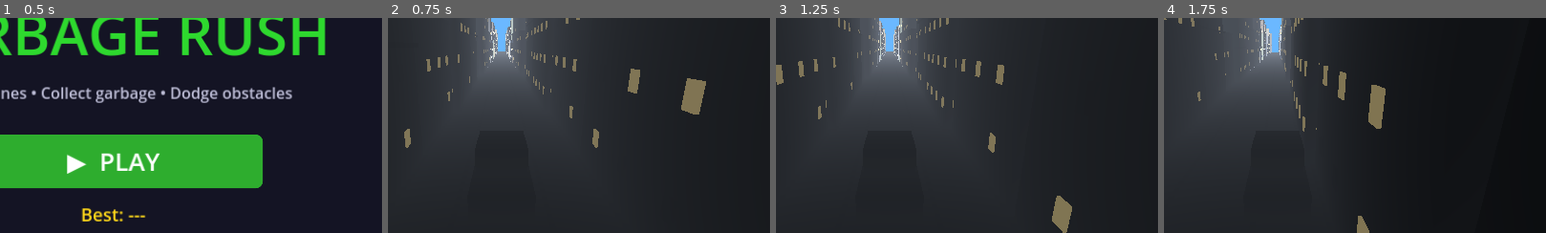
Above: before the commit, frames 1-4 (left to right).
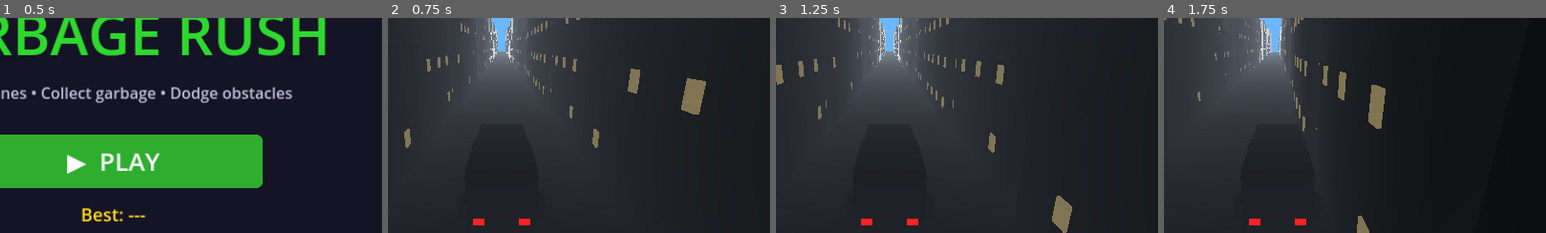
Above: after the commit, the same moments.

Repository: bhavyat81/runner
Game: Godot game, scene res://scenes/main_menu.tscn
Same seed, same stepped clock (60 frames per second), same inputs: the game is played once before the commit and once after it.
Inputs (mouse positions are % of the whole screen's width and height, from its top left):
- Up to frame 1 (0.5 s): no input
- Up to frame 2 (0.75 s): click "▶ PLAY" at 0.5 s
- Up to frame 3 (1.25 s): no input
- Up to frame 4 (1.75 s): move the mouse to (72, 45) at 1.27 s; hold D (move_right) from 1.28 s (still down); click (72, 45) at 1.42 s; tap Space (jump) at 1.52 s
The pictures show only the part of the screen within x 35-85%, y 17-67%; the shares and areas given below are measured in that part.

Frame 1 is identical in both runs. In frame 2, 0.2% of the frame differs, in the area x 22-38%, y 93-97%; in frame 3, 0.2%; in frame 4, 0.2%.

Commit message:
Road grey/white lanes + realistic garbage truck rebuild with cabin, wheels, headlights, tail lights
Co-authored-by: bhavyat81 <233542359+bhavyat81@users.noreply.github.com>

Diff:
--- a/scenes/road_segment.tscn
+++ b/scenes/road_segment.tscn
@@ -18,10 +18,10 @@
 size = Vector3(2.5, 0.08, 40.0)
 
 [sub_resource type="StandardMaterial3D" id="Mat_road"]
-albedo_color = Color(0.3, 0.3, 0.32, 1)
+albedo_color = Color(0.45, 0.45, 0.45, 1)
 
 [sub_resource type="StandardMaterial3D" id="Mat_line"]
-albedo_color = Color(0.95, 0.95, 0.95, 1)
+albedo_color = Color(1.0, 1.0, 1.0, 1)
 
 [sub_resource type="StandardMaterial3D" id="Mat_curb"]
 albedo_color = Color(0.6, 0.6, 0.58, 1)
--- a/scenes/truck.tscn
+++ b/scenes/truck.tscn
@@ -1,46 +1,187 @@
-[gd_scene load_steps=7 format=3 uid="uid://truck3d"]
+[gd_scene load_steps=22 format=3 uid="uid://truck3d"]
 
 [ext_resource type="Script" path="res://scripts/truck.gd" id="1_truck"]
 
-[sub_resource type="BoxMesh" id="BoxMesh_body"]
-size = Vector3(1.8, 0.8, 3.5)
+[sub_resource type="BoxMesh" id="BoxMesh_chassis"]
+size = Vector3(1.7, 0.15, 5.5)
+
+[sub_resource type="BoxMesh" id="BoxMesh_compactor"]
+size = Vector3(1.7, 1.6, 2.6)
+
+[sub_resource type="BoxMesh" id="BoxMesh_hopper"]
+size = Vector3(1.7, 1.5, 0.12)
 
 [sub_resource type="BoxMesh" id="BoxMesh_cabin"]
-size = Vector3(1.6, 1.0, 1.6)
+size = Vector3(1.7, 1.4, 2.0)
+
+[sub_resource type="BoxMesh" id="BoxMesh_roof"]
+size = Vector3(1.6, 0.18, 1.8)
+
+[sub_resource type="BoxMesh" id="BoxMesh_windshield"]
+size = Vector3(1.5, 0.8, 0.1)
+
+[sub_resource type="BoxMesh" id="BoxMesh_headlight"]
+size = Vector3(0.35, 0.2, 0.08)
+
+[sub_resource type="BoxMesh" id="BoxMesh_stripe"]
+size = Vector3(0.05, 0.25, 2.4)
+
+[sub_resource type="BoxMesh" id="BoxMesh_taillight"]
+size = Vector3(0.28, 0.18, 0.08)
+
+[sub_resource type="CylinderMesh" id="CylinderMesh_wheel"]
+top_radius = 0.38
+bottom_radius = 0.38
+height = 0.28
+
+[sub_resource type="CylinderMesh" id="CylinderMesh_hub"]
+top_radius = 0.22
+bottom_radius = 0.22
+height = 0.3
 
 [sub_resource type="BoxShape3D" id="BoxShape3D_truck"]
-size = Vector3(1.6, 1.4, 3.2)
+size = Vector3(1.7, 1.8, 5.5)
 
-[sub_resource type="StandardMaterial3D" id="Mat_green"]
-albedo_color = Color(0.18, 0.68, 0.18, 1)
+[sub_resource type="StandardMaterial3D" id="Mat_dark"]
+albedo_color = Color(0.12, 0.12, 0.12, 1)
 
-[sub_resource type="StandardMaterial3D" id="Mat_window"]
+[sub_resource type="StandardMaterial3D" id="Mat_compactor"]
+albedo_color = Color(0.15, 0.55, 0.15, 1)
+
+[sub_resource type="StandardMaterial3D" id="Mat_hopper"]
+albedo_color = Color(0.1, 0.35, 0.1, 1)
+
+[sub_resource type="StandardMaterial3D" id="Mat_cabin"]
+albedo_color = Color(0.9, 0.9, 0.9, 1)
+
+[sub_resource type="StandardMaterial3D" id="Mat_windshield"]
 albedo_color = Color(0.55, 0.78, 0.95, 1)
-metallic = 0.3
-roughness = 0.15
+metallic = 0.4
+roughness = 0.1
+
+[sub_resource type="StandardMaterial3D" id="Mat_headlight"]
+albedo_color = Color(1.0, 0.9, 0.2, 1)
+emission_enabled = true
+emission = Color(1.0, 0.9, 0.2, 1)
+emission_energy_multiplier = 2.0
+
+[sub_resource type="StandardMaterial3D" id="Mat_stripe"]
+albedo_color = Color(1.0, 0.7, 0.0, 1)
+
+[sub_resource type="StandardMaterial3D" id="Mat_taillight"]
+albedo_color = Color(1.0, 0.0, 0.0, 1)
+emission_enabled = true
+emission = Color(1.0, 0.0, 0.0, 1)
+emission_energy_multiplier = 1.5
+
+[sub_resource type="StandardMaterial3D" id="Mat_hubcap"]
+albedo_color = Color(0.7, 0.7, 0.7, 1)
+metallic = 0.6
+roughness = 0.3
 
 [node name="Truck" type="CharacterBody3D"]
 collision_layer = 1
 collision_mask = 1
 script = ExtResource("1_truck")
 
-[node name="TruckBody" type="MeshInstance3D" parent="."]
-transform = Transform3D(1, 0, 0, 0, 1, 0, 0, 0, 1, 0, 0.4, 0)
-mesh = SubResource("BoxMesh_body")
-surface_material_override/0 = SubResource("Mat_green")
+[node name="Chassis" type="MeshInstance3D" parent="."]
+transform = Transform3D(1, 0, 0, 0, 1, 0, 0, 0, 1, 0, 0.075, 0)
+mesh = SubResource("BoxMesh_chassis")
+surface_material_override/0 = SubResource("Mat_dark")
+
+[node name="CompactorBody" type="MeshInstance3D" parent="."]
+transform = Transform3D(1, 0, 0, 0, 1, 0, 0, 0, 1, 0, 1.0, 1.1)
+mesh = SubResource("BoxMesh_compactor")
+surface_material_override/0 = SubResource("Mat_compactor")
+
+[node name="HopperPanel" type="MeshInstance3D" parent="."]
+transform = Transform3D(1, 0, 0, 0, 1, 0, 0, 0, 1, 0, 0.95, 2.44)
+mesh = SubResource("BoxMesh_hopper")
+surface_material_override/0 = SubResource("Mat_hopper")
 
 [node name="Cabin" type="MeshInstance3D" parent="."]
-transform = Transform3D(1, 0, 0, 0, 1, 0, 0, 0, 1, 0, 1.1, -0.5)
+transform = Transform3D(1, 0, 0, 0, 1, 0, 0, 0, 1, 0, 0.85, -1.6)
 mesh = SubResource("BoxMesh_cabin")
-surface_material_override/0 = SubResource("Mat_green")
+surface_material_override/0 = SubResource("Mat_cabin")
+
+[node name="CabinRoof" type="MeshInstance3D" parent="."]
+transform = Transform3D(1, 0, 0, 0, 1, 0, 0, 0, 1, 0, 1.64, -1.5)
+mesh = SubResource("BoxMesh_roof")
+surface_material_override/0 = SubResource("Mat_cabin")
 
 [node name="Windshield" type="MeshInstance3D" parent="."]
-transform = Transform3D(1, 0, 0, 0, 1, 0, 0, 0, 1, 0, 1.05, -1.35)
-mesh = SubResource("BoxMesh_cabin")
-surface_material_override/0 = SubResource("Mat_window")
+transform = Transform3D(1, 0, 0, 0, 1, 0, 0, 0, 1, 0, 1.0, -2.65)
+mesh = SubResource("BoxMesh_windshield")
+surface_material_override/0 = SubResource("Mat_windshield")
+
+[node name="HeadlightLeft" type="MeshInstance3D" parent="."]
+transform = Transform3D(1, 0, 0, 0, 1, 0, 0, 0, 1, -0.55, 0.55, -2.68)
+mesh = SubResource("BoxMesh_headlight")
+surface_material_override/0 = SubResource("Mat_headlight")
+
+[node name="HeadlightRight" type="MeshInstance3D" parent="."]
+transform = Transform3D(1, 0, 0, 0, 1, 0, 0, 0, 1, 0.55, 0.55, -2.68)
+mesh = SubResource("BoxMesh_headlight")
+surface_material_override/0 = SubResource("Mat_headlight")
+
+[node name="LeftStripe" type="MeshInstance3D" parent="."]
+transform = Transform3D(1, 0, 0, 0, 1, 0, 0, 0, 1, -0.88, 1.0, 1.1)
+mesh = SubResource("BoxMesh_stripe")
+surface_material_override/0 = SubResource("Mat_stripe")
+
+[node name="RightStripe" type="MeshInstance3D" parent="."]
+transform = Transform3D(1, 0, 0, 0, 1, 0, 0, 0, 1, 0.88, 1.0, 1.1)
+mesh = SubResource("BoxMesh_stripe")
+surface_material_override/0 = SubResource("Mat_stripe")
+
+[node name="TaillightLeft" type="MeshInstance3D" parent="."]
+transform = Transform3D(1, 0, 0, 0, 1, 0, 0, 0, 1, -0.55, 0.5, 2.48)
+mesh = SubResource("BoxMesh_taillight")
+surface_material_override/0 = SubResource("Mat_taillight")
+
+[node name="TaillightRight" type="MeshInstance3D" parent="."]
+transform = Transform3D(1, 0, 0, 0, 1, 0, 0, 0, 1, 0.55, 0.5, 2.48)
+mesh = SubResource("BoxMesh_taillight")
+surface_material_override/0 = SubResource("Mat_taillight")
+
+[node name="WheelFL" type="MeshInstance3D" parent="."]
+transform = Transform3D(0, 1, 0, -1, 0, 0, 0, 0, 1, -1.0, 0.38, -1.5)
+mesh = SubResource("CylinderMesh_wheel")
+surface_material_override/0 = SubResource("Mat_dark")
+
+[node name="HubFL" type="MeshInstance3D" parent="WheelFL"]
+mesh = SubResource("CylinderMesh_hub")
+surface_material_override/0 = SubResource("Mat_hubcap")
+
+[node name="WheelFR" type="MeshInstance3D" parent="."]
+transform = Transform3D(0, 1, 0, -1, 0, 0, 0, 0, 1, 1.0, 0.38, -1.5)
+mesh = SubResource("CylinderMesh_wheel")
+surface_material_override/0 = SubResource("Mat_dark")
+
+[node name="HubFR" type="MeshInstance3D" parent="WheelFR"]
+mesh = SubResource("CylinderMesh_hub")
+surface_material_override/0 = SubResource("Mat_hubcap")
+
+[node name="WheelRL" type="MeshInstance3D" parent="."]
+transform = Transform3D(0, 1, 0, -1, 0, 0, 0, 0, 1, -1.0, 0.38, 1.5)
+mesh = SubResource("CylinderMesh_wheel")
+surface_material_override/0 = SubResource("Mat_dark")
+
+[node name="HubRL" type="MeshInstance3D" parent="WheelRL"]
+mesh = SubResource("CylinderMesh_hub")
+surface_material_override/0 = SubResource("Mat_hubcap")
+
+[node name="WheelRR" type="MeshInstance3D" parent="."]
+transform = Transform3D(0, 1, 0, -1, 0, 0, 0, 0, 1, 1.0, 0.38, 1.5)
+mesh = SubResource("CylinderMesh_wheel")
+surface_material_override/0 = SubResource("Mat_dark")
+
+[node name="HubRR" type="MeshInstance3D" parent="WheelRR"]
+mesh = SubResource("CylinderMesh_hub")
+surface_material_override/0 = SubResource("Mat_hubcap")
 
 [node name="CollisionShape3D" type="CollisionShape3D" parent="."]
-transform = Transform3D(1, 0, 0, 0, 1, 0, 0, 0, 1, 0, 0.7, 0)
+transform = Transform3D(1, 0, 0, 0, 1, 0, 0, 0, 1, 0, 0.9, 0)
 shape = SubResource("BoxShape3D_truck")
 
 [node name="Camera3D" type="Camera3D" parent="."]
